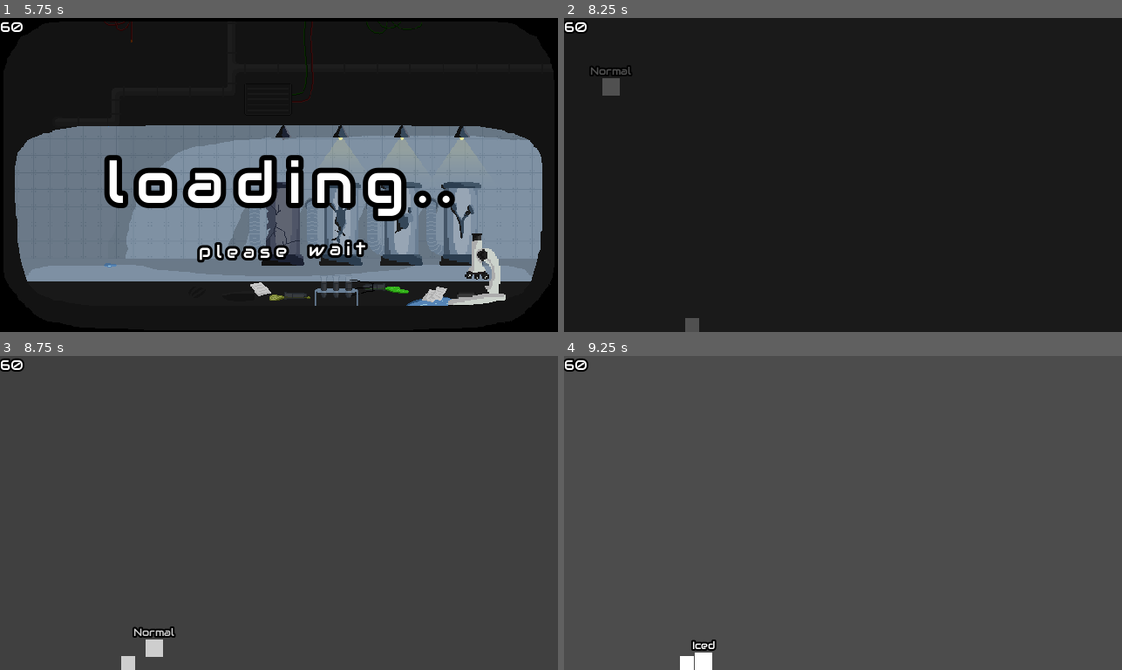
Above: before the commit, frames 1-4 (two rows, left to right).
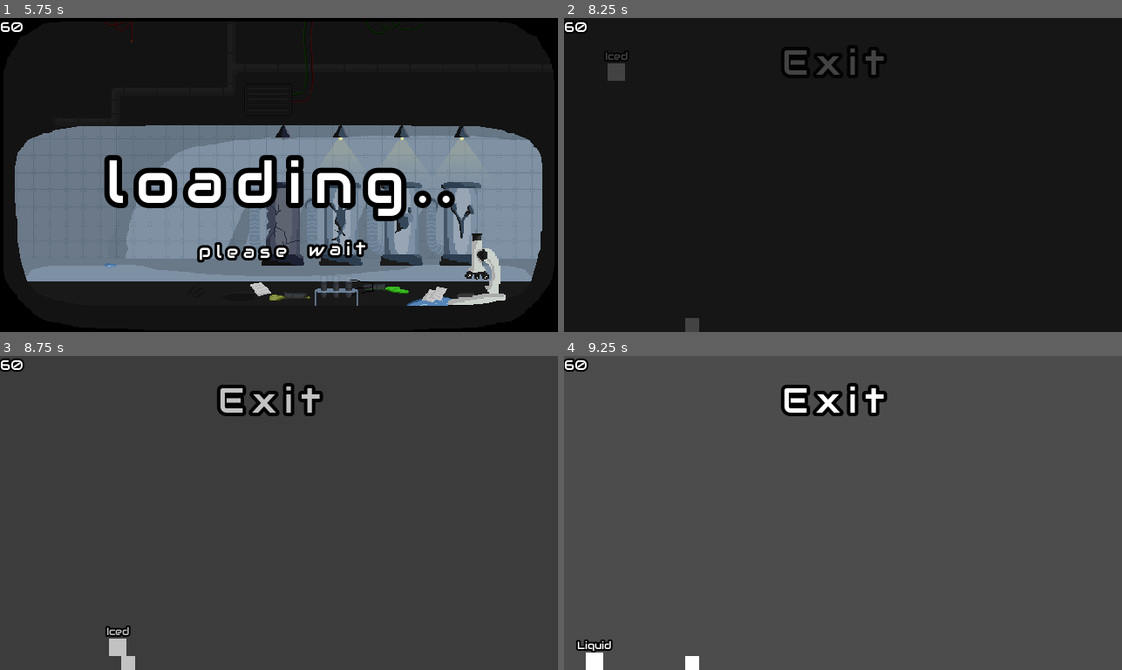
Above: after the commit, the same moments.

Repository: moha2008dev/slime-shift
Game: Godot game, scene res://scenes/main_menu.tscn
Two runs of this game, one before a commit and one after it. Both use one fixed random seed, a clock stepped at 60 frames per second and the inputs below.
Inputs:
- Up to frame 1 (5.75 s): click "Credits" at 0.5 s; click "New Game" at 1.25 s; click "New Game" at 2 s; click "Continue" at 2.75 s; hold D (right) 3.53-5.03 s; tap Shift (switch) at 3.6, 4.35, 5.1 s; tap W (up) at 3.77, 4.52 s; hold A (left) from 5.03 s (still down)
- Up to frame 2 (8.25 s): release A (left) at 5.78 s; hold D (right) 5.78-7.28 s; tap Shift (switch) every 0.75 s from 5.85 to 8.1 s; tap W (up) at 6.02, 6.77, 7.52 s; tap Enter at 7.25 s; hold A (left) 7.28-8.03 s; tap Space at 8 s; hold D (right) from 8.03 s (still down)
- Up to frame 3 (8.75 s): keep holding D (right)
- Up to frame 4 (9.25 s): release D (right) at 8.78 s; hold A (left) from 8.78 s (still down); tap Shift (switch) at 8.85 s; tap W (up) at 9.02 s

Frame 1 is identical in both runs. In frame 2, 0.8% of the frame differs, in the area x 4-58%, y 9-25%; in frame 3, 2.0%; in frame 4, 2.0%, in the area x 2-58%, y 8-100%.

Commit message:
idk what i write here becuase i hate  some eddits

Diff:
--- a/scenes/World.tscn
+++ b/scenes/World.tscn
@@ -1,14 +1,24 @@
-[gd_scene load_steps=6 format=2]
+[gd_scene load_steps=9 format=2]
 
 [ext_resource path="res://scenes/Player.tscn" type="PackedScene" id=1]
 [ext_resource path="res://scenes/Box.tscn" type="PackedScene" id=2]
-[ext_resource path="res://scripts/StateArea.gd" type="Script" id=3]
+[ext_resource path="res://fonts/Audiowide-Regular.ttf" type="DynamicFontData" id=3]
+[ext_resource path="res://scripts/StateArea.gd" type="Script" id=4]
 
 [sub_resource type="RectangleShape2D" id=3]
 extents = Vector2( 320, 10 )
 
 [sub_resource type="RectangleShape2D" id=4]
 extents = Vector2( 40, 40 )
+
+[sub_resource type="DynamicFont" id=5]
+size = 40
+outline_size = 4
+outline_color = Color( 0, 0, 0, 1 )
+extra_spacing_char = 9
+font_data = ExtResource( 3 )
+
+[sub_resource type="StyleBoxEmpty" id=6]
 
 [node name="World" type="Node2D"]
 __meta__ = {
@@ -17,7 +27,6 @@
 
 [node name="Player" parent="." instance=ExtResource( 1 )]
 position = Vector2( 44, 22 )
-state = "Liquid"
 
 [node name="Box" parent="." instance=ExtResource( 2 )]
 
@@ -29,10 +38,31 @@
 
 [node name="StateArea" type="Area2D" parent="."]
 position = Vector2( 304, 320 )
-script = ExtResource( 3 )
-state = "Iced"
+script = ExtResource( 4 )
+state = "Liquid"
 
 [node name="CollisionShape2D" type="CollisionShape2D" parent="StateArea"]
 shape = SubResource( 4 )
 
+[node name="exit2" type="Button" parent="."]
+anchor_left = 0.5
+anchor_top = 0.5
+anchor_right = 0.5
+anchor_bottom = 0.5
+margin_left = 250.0
+margin_top = 25.0
+margin_right = 368.0
+margin_bottom = 77.0
+custom_colors/font_color = Color( 1, 1, 1, 1 )
+custom_colors/font_color_hover = Color( 0.882353, 0.211765, 0.211765, 1 )
+custom_fonts/font = SubResource( 5 )
+custom_styles/hover = SubResource( 6 )
+custom_styles/pressed = SubResource( 6 )
+custom_styles/focus = SubResource( 6 )
+custom_styles/disabled = SubResource( 6 )
+custom_styles/normal = SubResource( 6 )
+text = "Exit"
+flat = true
+
 [connection signal="body_entered" from="StateArea" to="StateArea" method="_on_StateArea_body_entered"]
+[connection signal="pressed" from="exit2" to="Player" method="_on_exit2_pressed"]
--- a/scenes/credits.tscn
+++ b/scenes/credits.tscn
@@ -71,10 +71,9 @@
 anchor_top = 0.5
 anchor_right = 0.5
 anchor_bottom = 0.5
-margin_left = -320.0
-margin_top = 420.0
-margin_right = 391.0
-margin_bottom = 3895.0
+margin_top = 600.0
+margin_right = 711.0
+margin_bottom = 4075.0
 rect_scale = Vector2( 0.5, 0.5 )
 custom_colors/font_color = Color( 1, 1, 1, 1 )
 custom_fonts/font = SubResource( 6 )
--- a/scripts/Player.gd
+++ b/scripts/Player.gd
@@ -50,3 +50,7 @@
 		index = 0 if index == states.size()-1 else index + 1
 		state = states[index][0]
 		speed = states[index][1]
+
+
+func _on_exit2_pressed():
+	Global.change_scene("res://scenes/main_menu.tscn")
